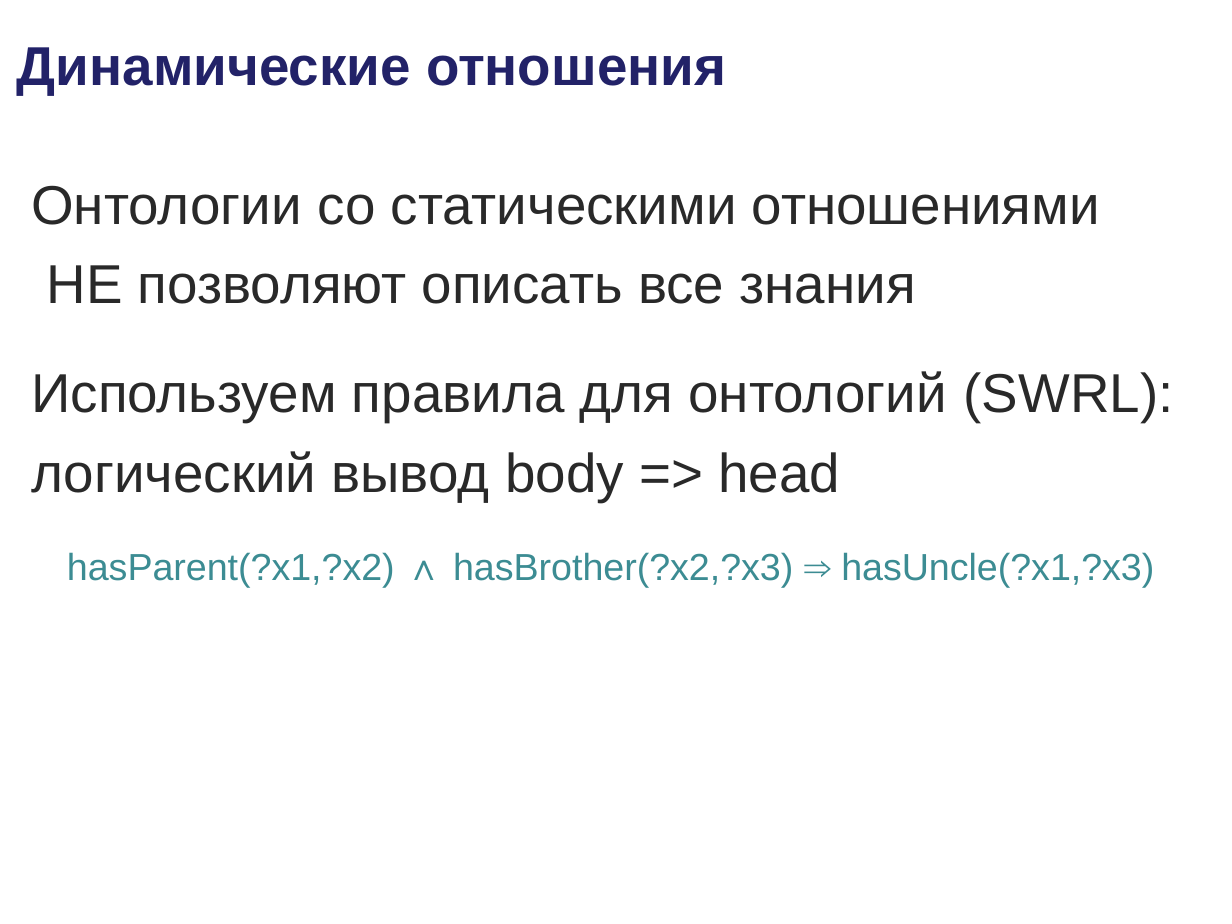
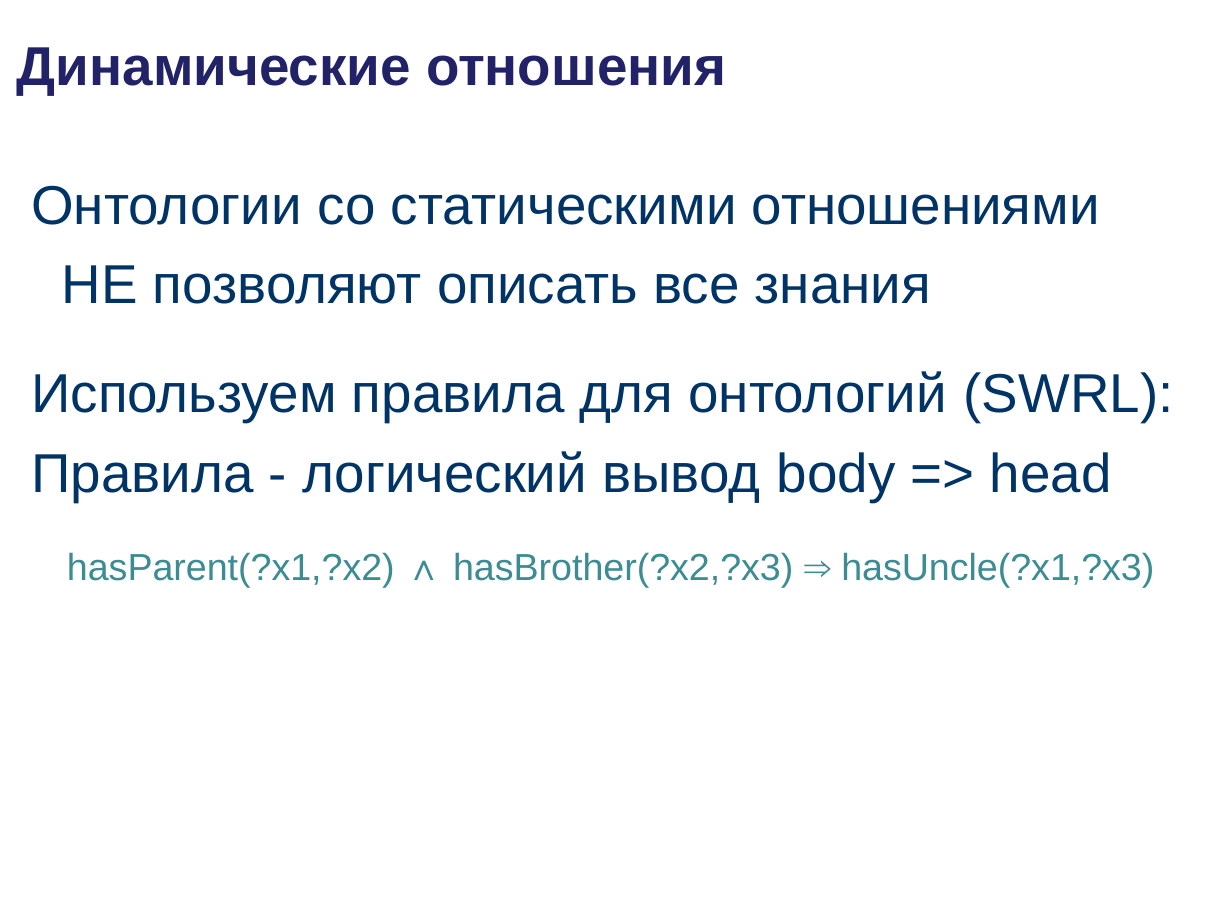
Before and after one commit to podtelkin/NII-NKT, a slide deck: slide 14 of master/master.ppt. Drawn at 1232x924 pixels with LibreOffice and Linux fonts; fonts in the diff are those of the drawing; background and template pictures are left out. Boxes give left, top, right and bottom in pixels: in the first picture for what was removed or moved away, otherwise in the second. Text is boxed around its words. In the diff, an @@ line names an element or a change of style, - is before the commit and + after.

```diff
--- a/master/master.ppt
+++ b/master/master.ppt
@@ text at (x1=31, y1=185, x2=1174, y2=422): text colour #292929 to #003366 in "Онтологии со статическими отношениями", "НЕ позволяют описать все знания", "Используем правила для онтологий (SWRL):" @@
@@ text at (x1=31, y1=451, x2=1112, y2=502): text changed; text colour #292929 to #003366 @@
-логический вывод body => head
+Правила - логический вывод body => head
```
Also in this commit, not shown: 10 other slides changed, 1 slide added, 1 slide removed.
